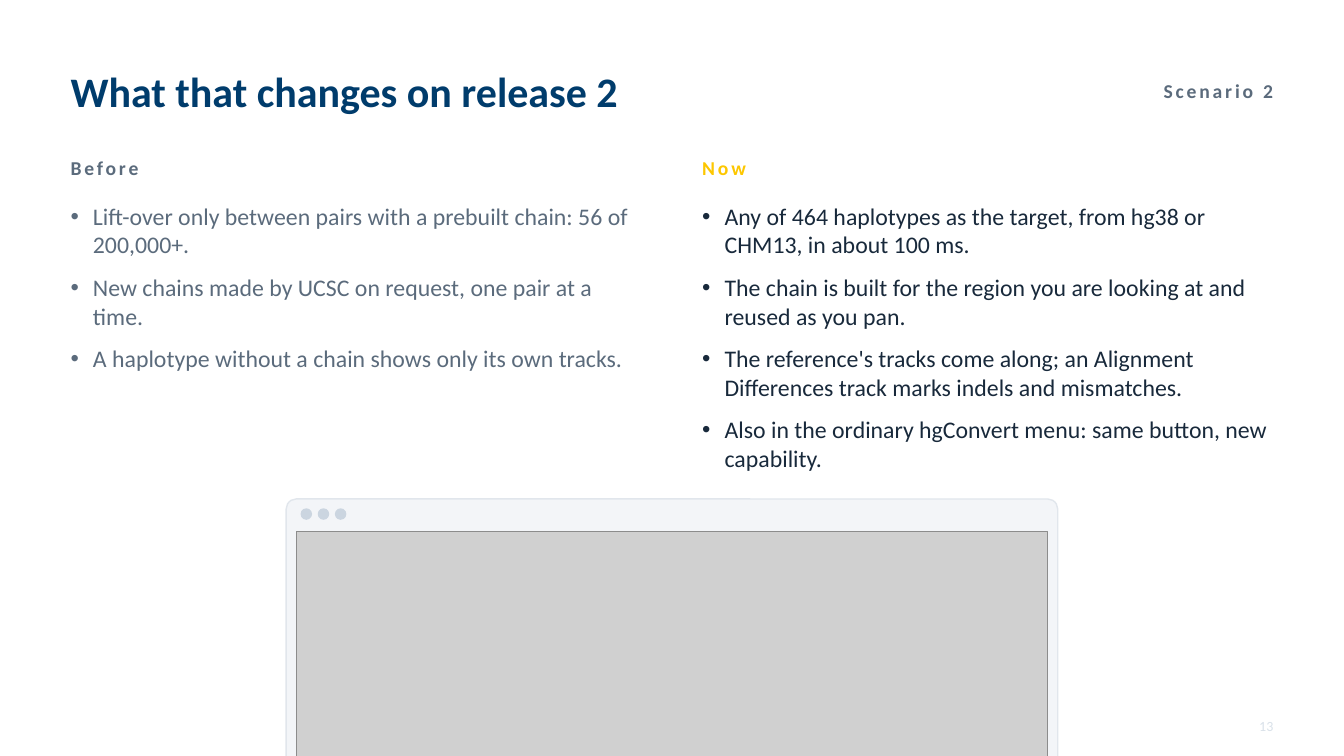
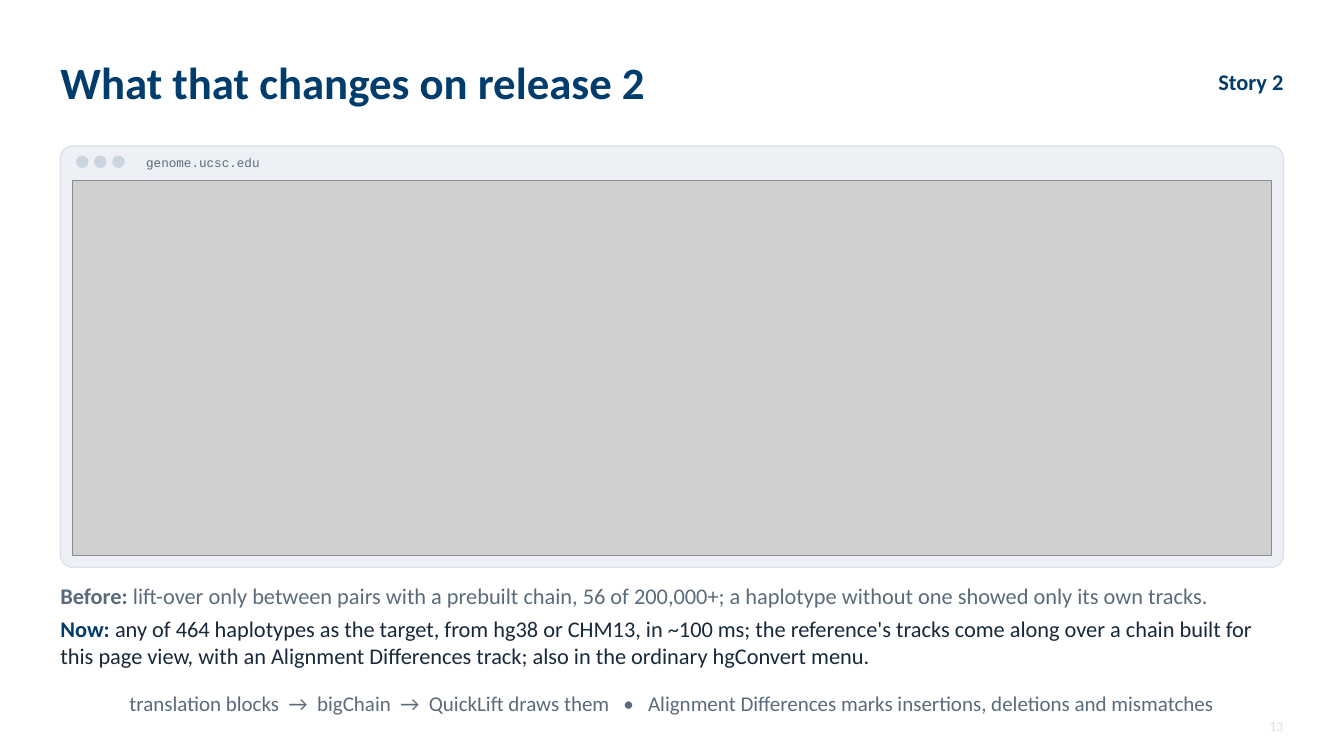
Before and after one commit to parsaeskandar/hprc_2026_poster, a slide deck: slide 13 of talk/HPRC2026_talk.pptx. Drawn at 1344x756 pixels with LibreOffice and Linux fonts; fonts in the diff are those of the drawing; grey boxes stand for pictures. Boxes give left, top, right and bottom in pixels: in the first picture for what was removed or moved away, otherwise in the second. Text is boxed around its words. In the diff, an @@ line names an element or a change of style, - is before the commit and + after.

```diff
--- a/talk/HPRC2026_talk.pptx
+++ b/talk/HPRC2026_talk.pptx
@@ text "What that changes on release ...": place and size @@
-text "What that changes on release ..." at box(71, 77, 617, 114)
+text "What that changes on release ..." at box(60, 67, 645, 107)
@@ text "What that changes on release ..." at box(60, 67, 645, 107): size 30 to 32 pt @@
@@ text at box(1218, 75, 1283, 94): text changed; size 14 to 16 pt; text colour #5B6B7C to #003C6C @@
-Scenario 2
+Story 2
@@ rounded rectangle added at box(60, 146, 1284, 568), fill #EDF1F6, outline #DCE3EB 1 pt @@
@@ text removed at box(71, 161, 139, 175) @@
-Before
@@ 3 ellipses: place and size @@
-3 ellipses at box(301, 509, 346, 519)
+3 ellipses at box(77, 156, 124, 167)
@@ text added at box(146, 158, 259, 170), 9 pt, text #5B6B7C @@
+genome.ucsc.edu
@@ text removed at box(702, 162, 746, 175) @@
-Now
@@ picture: place and size @@
-picture at box(296, 531, 1048, 756)
+picture at box(73, 180, 1271, 556)
@@ text removed at box(93, 208, 628, 371) @@
-• Lift-over only between pairs with a prebuilt chain: 56 of 200,000+.
-• New chains made by UCSC on request, one pair at a time.
-• A haplotype without a chain shows only its own tracks.
@@ text removed at box(725, 208, 1266, 471) @@
-• Any of 464 haplotypes as the target, from hg38 or CHM13, in about 100 ms.
-• The chain is built for the region you are looking at and reused as you pan.
-• The reference's tracks come along; an Alignment Differences track marks indels and mismatches.
-• Also in the ordinary hgConvert menu: same button, new capability.
@@ rounded rectangle removed at box(286, 499, 1058, 756) @@
@@ text added at box(60, 588, 1252, 668), 16 pt, text #18293B @@
+Before: lift-over only between pairs with a prebuilt chain, 56 of 200,000+; a haplotype without one showed only its own tracks.
+Now: any of 464 haplotypes as the target, from hg38 or CHM13, in ~100 ms; the reference's tracks come along over a chain built for this page view, with an Alignment Differences track; also in the ordinary hgConvert menu.
@@ text added at box(129, 696, 1213, 715), 15 pt, text #5B6B7C @@
+translation blocks → bigChain → QuickLift draws them • Alignment Differences marks insertions, deletions and mismatches
```
Also in this commit, not shown: 17 other slides changed, 6 slides added, 5 slides removed, 3 other files.
